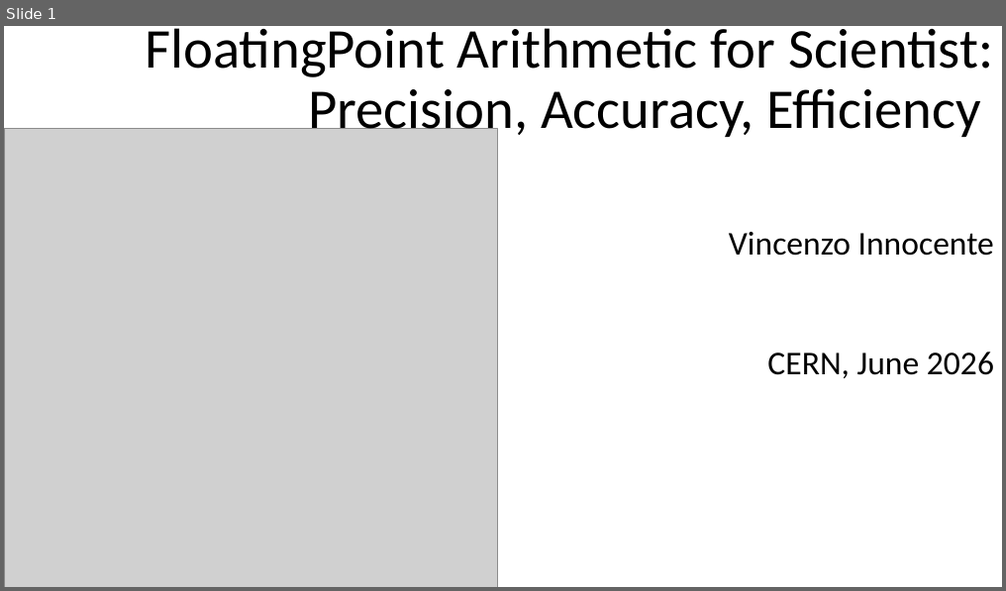
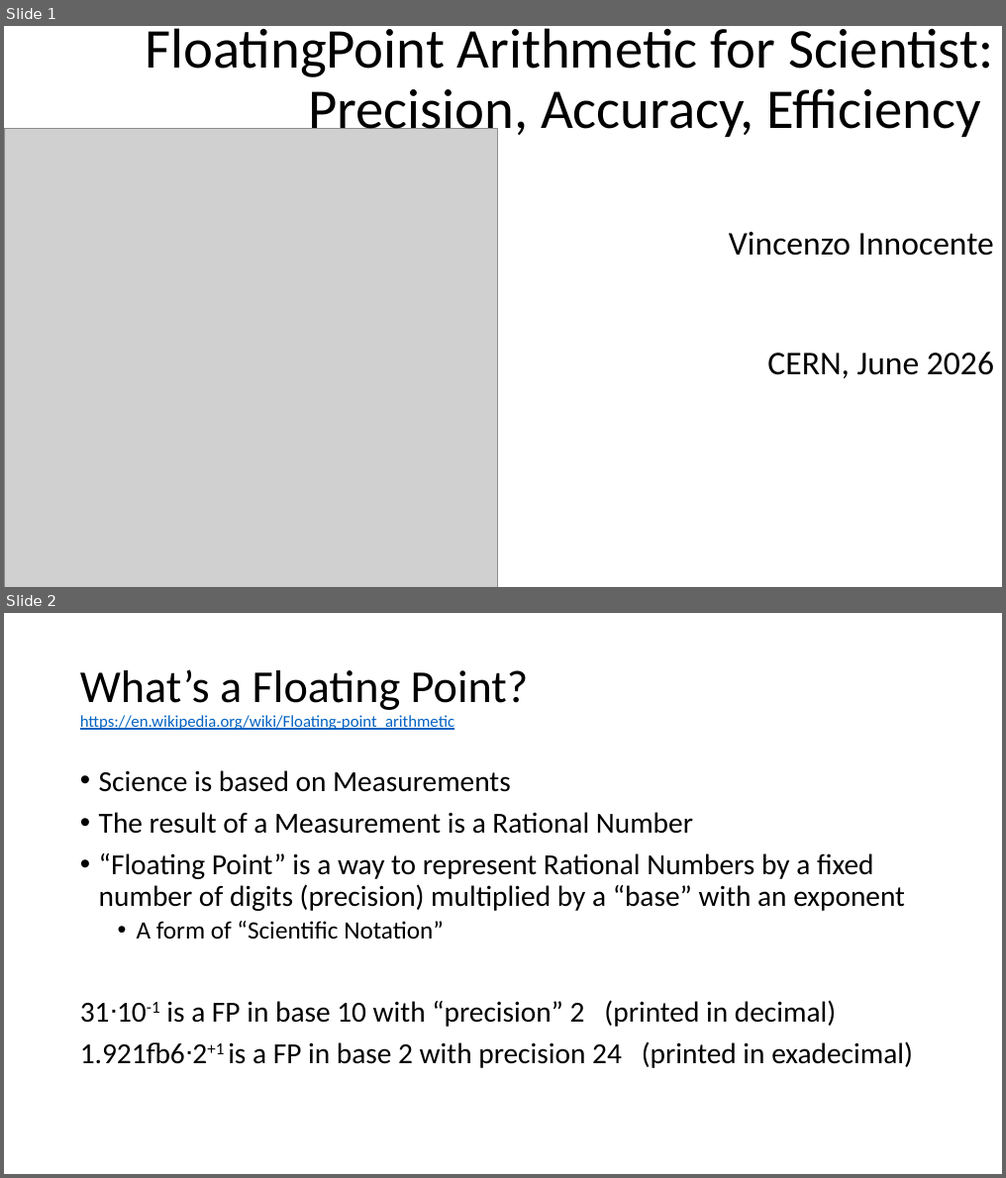
Before and after one commit to VinInn/FPCourse, a slide deck: Slides/FPforScientist.pptx. Shown one above the other, each under a label of ours: slide 1 before the commit, slides 1 and 2 after it. The pictures are 1006x591 and 1006x1178 pixels, drawn with LibreOffice and Linux fonts; fonts in the diff are those of the drawing; grey boxes stand for pictures. Boxes give left, top, right and bottom in pixels: in the first picture for what was removed or moved away, otherwise in the second. Text is boxed around its words. In the diff, an @@ line names an element or a change of style, - is before the commit and + after.

```diff
--- a/Slides/FPforScientist.pptx
+++ b/Slides/FPforScientist.pptx
@@ slide 2 added at [4, 613, 1002, 1174], background #FFFFFF @@
@@ title added at [80, 669, 529, 730], 16 pt, text #0563C1, underline @@
+What’s a Floating Point?
+https://en.wikipedia.org/wiki/Floating-point_arithmetic
@@ text added at [80, 770, 913, 1068], 28 pt, text #000000 @@
+• Science is based on Measurements
+• The result of a Measurement is a Rational Number
+• “Floating Point” is a way to represent Rational Numbers by a fixed number of digits (precision) multiplied by a “base” with an exponent
+  • A form of “Scientific Notation”
+31ᐧ10-1 is a FP in base 10 with “precision” 2 (printed in decimal)
+1.921fb6ᐧ2+1 is a FP in base 2 with precision 24 (printed in exadecimal)
```
Also in this commit, not shown: 2 other slides added, 1 slide removed.
